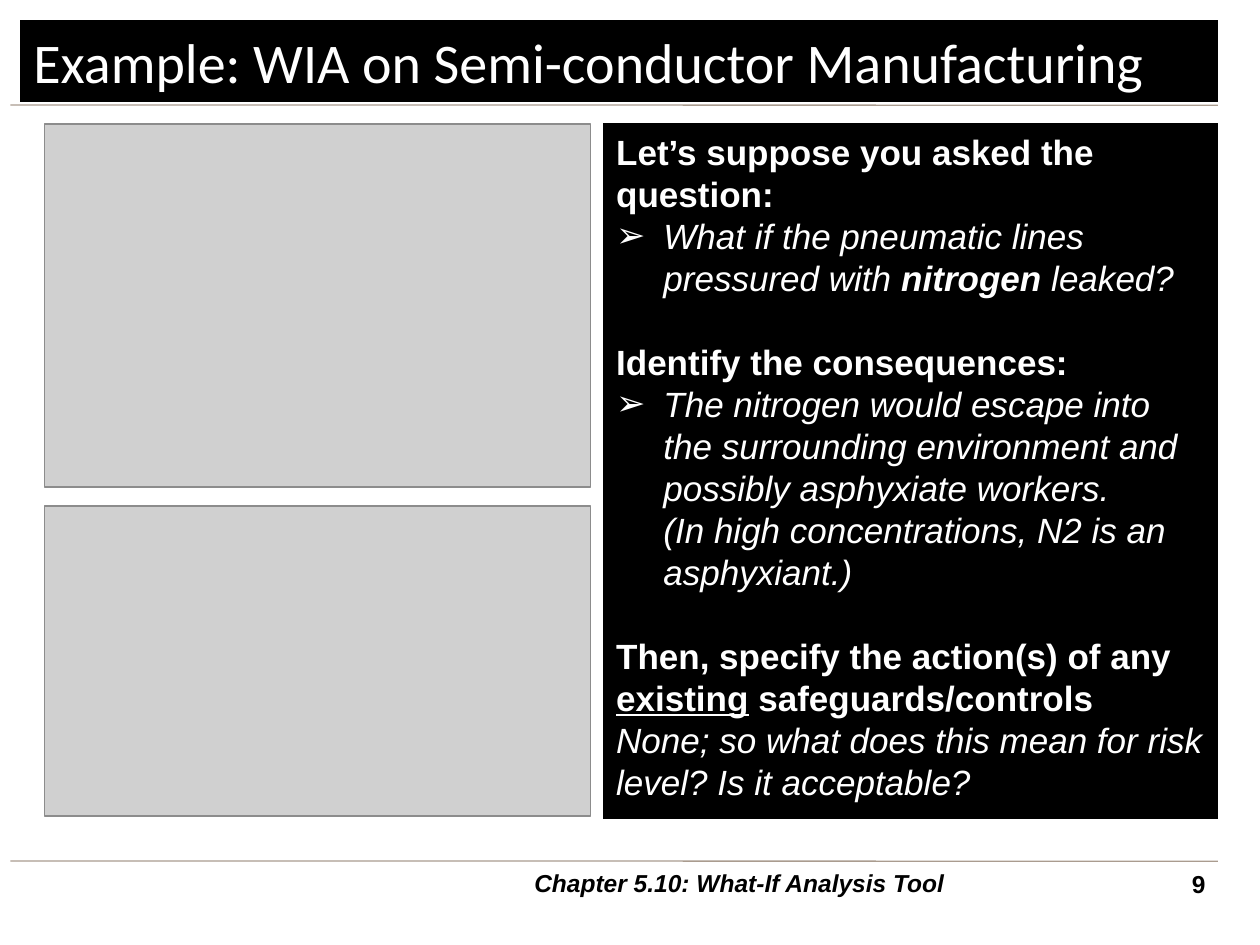
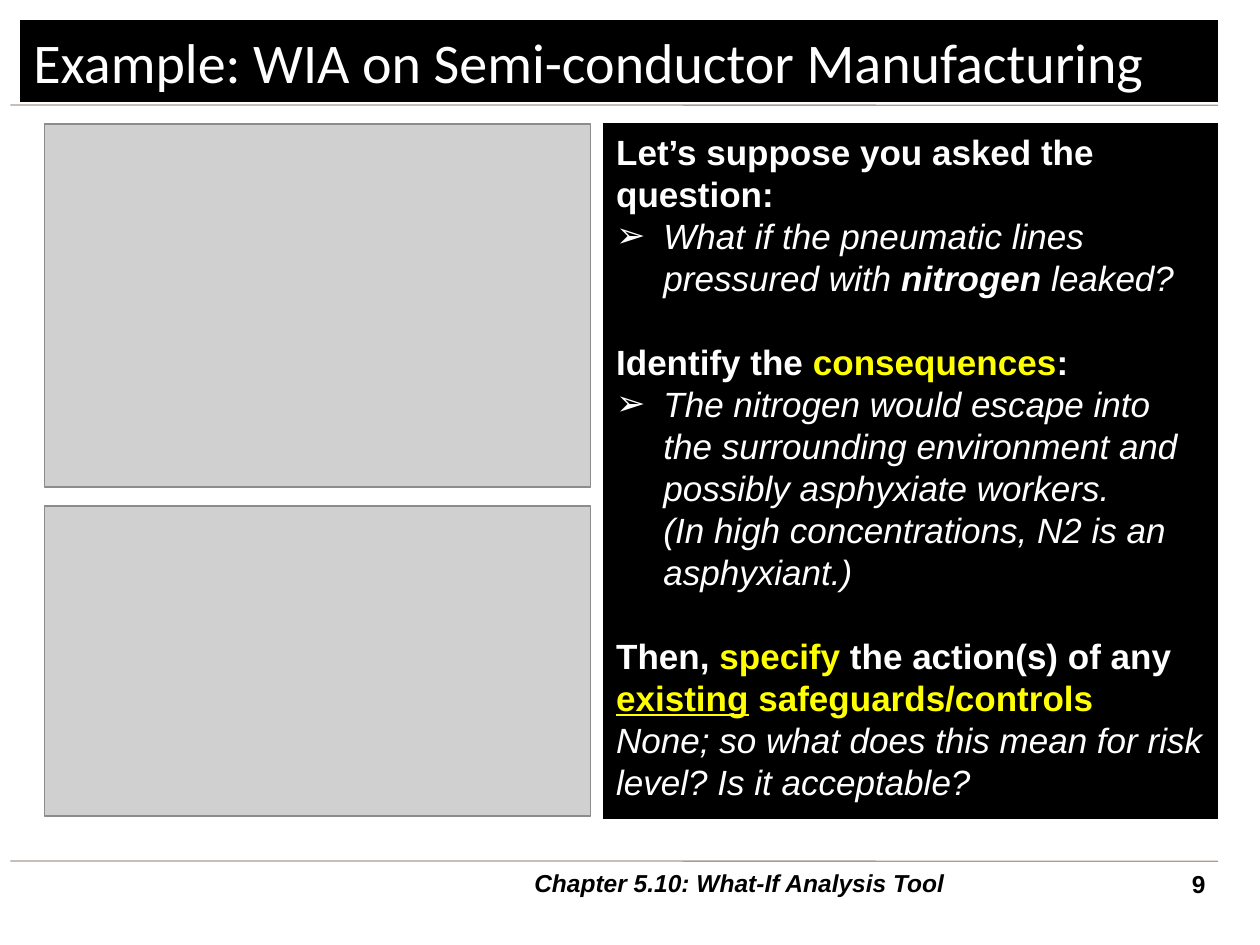
Before and after one commit to Dekr0/ENGG-404, a slide deck: slide 9 of Lecture PPTs - Students/28 Ch5.10 WhatIf Analysis v20210524 SV.pptx. Drawn at 1260x945 pixels with LibreOffice and Linux fonts; fonts in the diff are those of the drawing; grey boxes stand for pictures; background and template pictures are left out. Boxes give left, top, right and bottom in pixels: in the first picture for what was removed or moved away, otherwise in the second. Text is boxed around its words. In the diff, an @@ line names an element or a change of style, - is before the commit and + after.

```diff
--- a/Lecture PPTs - Students/28 Ch5.10 WhatIf Analysis v20210524 SV.pptx
+++ b/Lecture PPTs - Students/28 Ch5.10 WhatIf Analysis v20210524 SV.pptx
@@ text in rectangle at box(616, 349, 1171, 718): text colour #FFFFFF to #FFFF00 in "consequences:", "specify existing safeguards/controls" @@
```
Also in this commit, not shown: 10 other slides changed, 21 other files.
